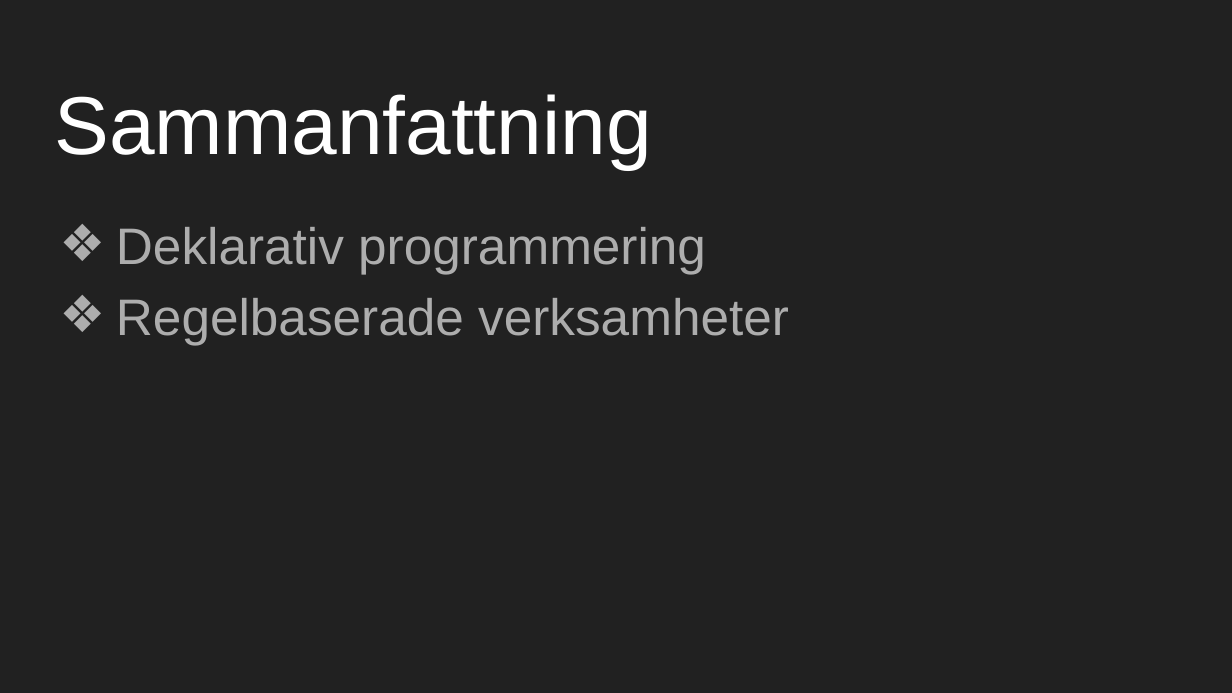
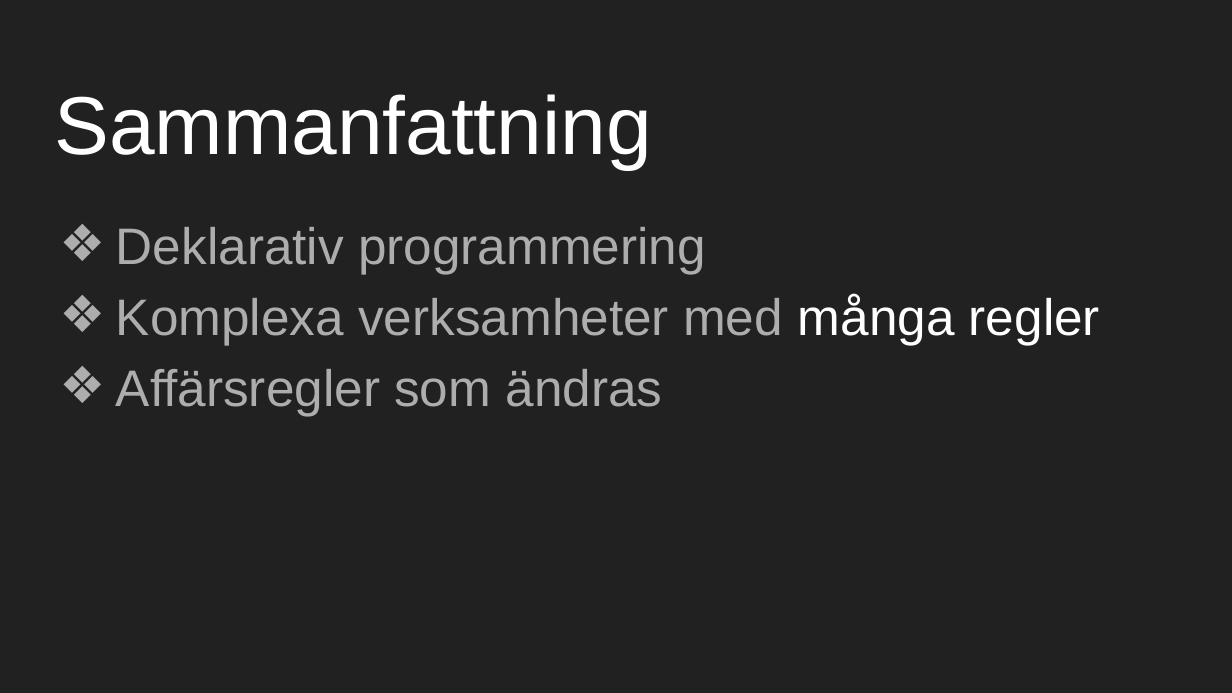
Before and after one commit to mejsla/stepup-drools-2019, a slide deck: slide 39 of docs/Regelmotorer.pptx (slide 19 before the commit). Drawn at 1232x693 pixels with LibreOffice and Linux fonts; fonts in the diff are those of the drawing. Boxes give left, top, right and bottom in pixels: in the first picture for what was removed or moved away, otherwise in the second. Text is boxed around its words. In the diff, an @@ line names an element or a change of style, - is before the commit and + after.

Commit message:
Updated presentation.

```diff
--- a/docs/Regelmotorer.pptx
+++ b/docs/Regelmotorer.pptx
@@ text at <box>116,294,1100,416</box>: text changed @@
-❖ Regelbaserade verksamheter
+❖ Komplexa verksamheter med många regler
+❖ Affärsregler som ändras
```
Also in this commit, not shown: 2 other slides changed, 21 slides added, 1 slide removed.
